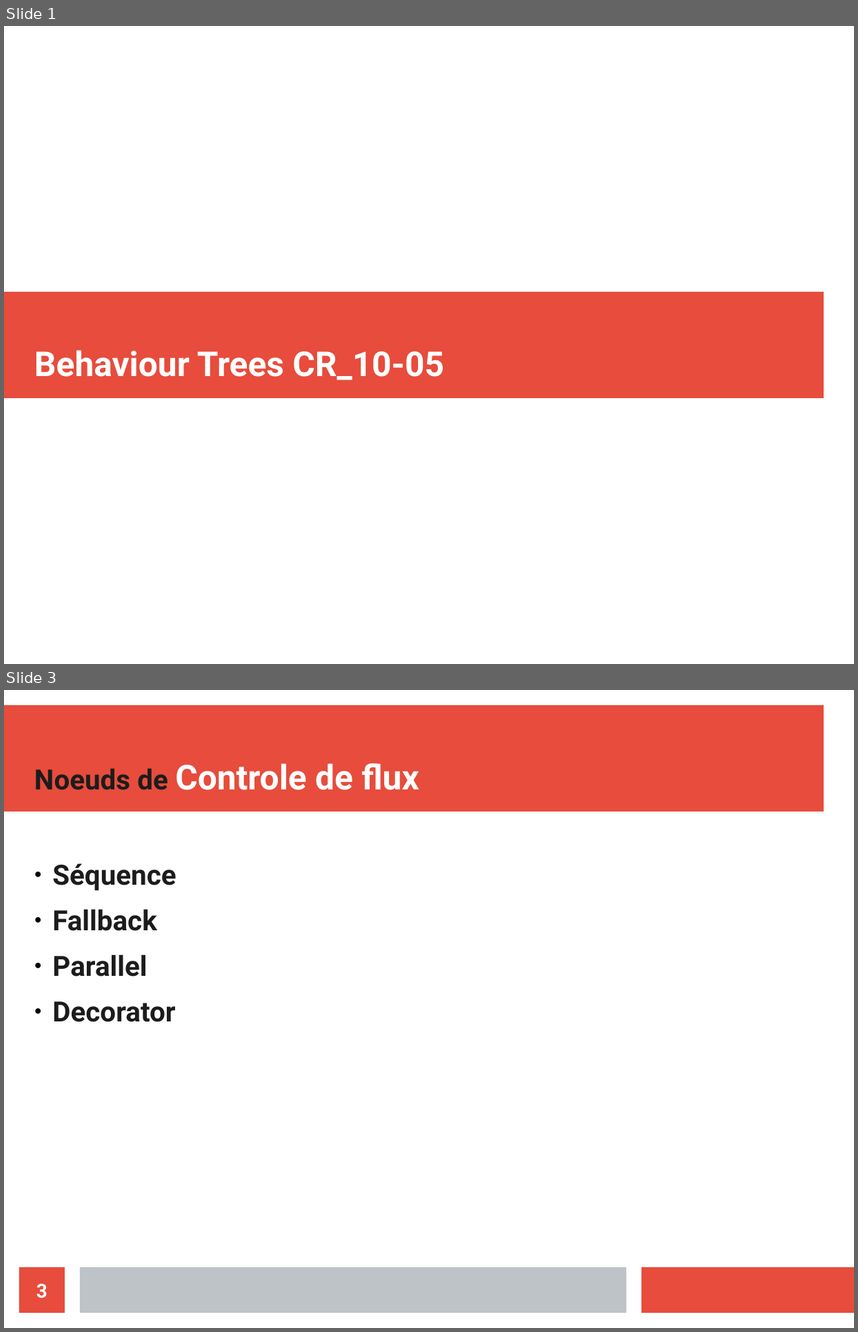
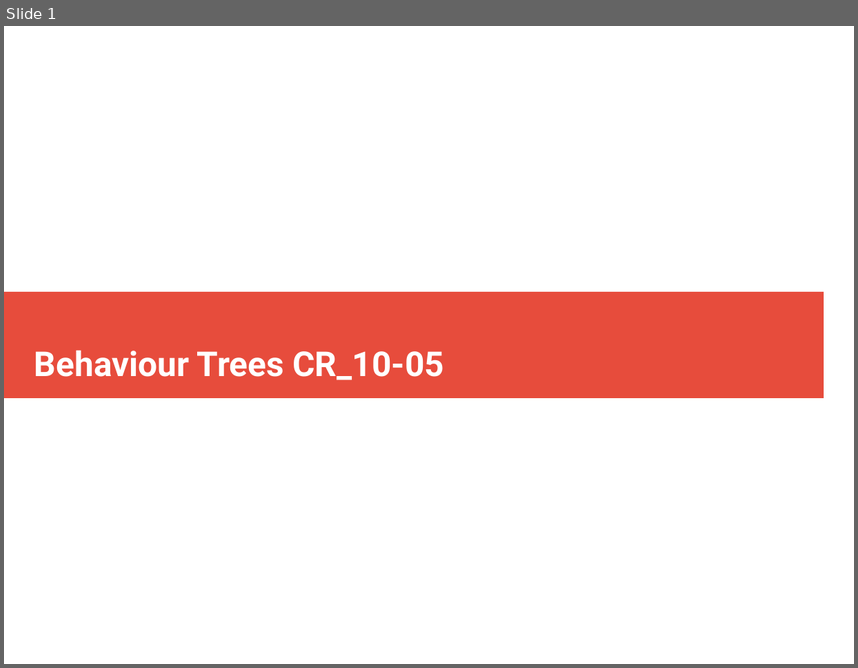
Before and after one commit to ValentinLebouvier/TAL2019, a slide deck: Comptes Rendus/CR_10-05.odp. Shown one above the other, each under a label of ours: slides 1 and 3 before the commit, slide 1 after it; the slides between them are not shown. The pictures are 858x1332 and 858x668 pixels, drawn with LibreOffice and Linux fonts; fonts in the diff are those of the drawing. Boxes give left, top, right and bottom in pixels: in the first picture for what was removed or moved away, otherwise in the second. Text is boxed around its words. In the diff, an @@ line names an element or a change of style, - is before the commit and + after.

```diff
--- a/Comptes Rendus/CR_10-05.odp
+++ b/Comptes Rendus/CR_10-05.odp
@@ slide 3 removed at (x1=4, y1=690, x2=854, y2=1328), background #FFFFFF @@
@@ rectangle removed at (x1=4, y1=705, x2=824, y2=812) @@
@@ title removed at (x1=34, y1=763, x2=419, y2=790) @@
-Noeuds de Controle de flux
@@ text removed at (x1=52, y1=863, x2=176, y2=1022) @@
-● Séquence
-● Fallback
-● Parallel
-● Decorator
@@ page number removed at (x1=19, y1=1267, x2=65, y2=1312) @@
-3
@@ rectangle removed at (x1=80, y1=1267, x2=626, y2=1312) @@
@@ rectangle removed at (x1=642, y1=1267, x2=854, y2=1312) @@
```
Also in this commit, not shown: 2 slides changed, 4 slides added, 1 other file.
